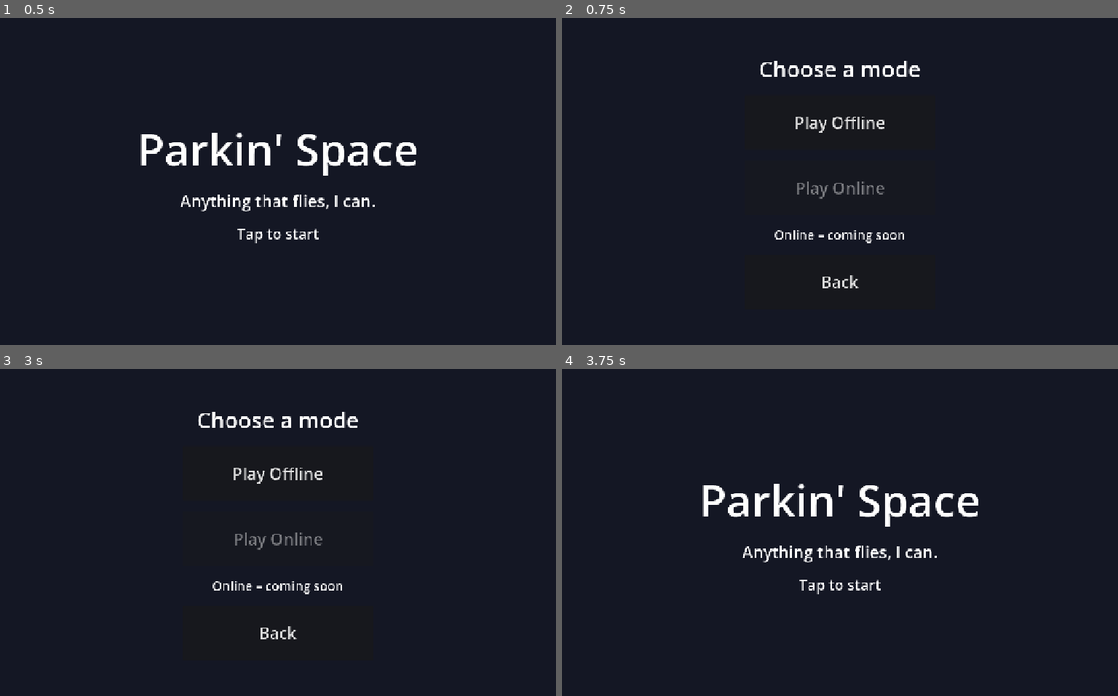
Above: before the commit, frames 1-4 (two rows, left to right).
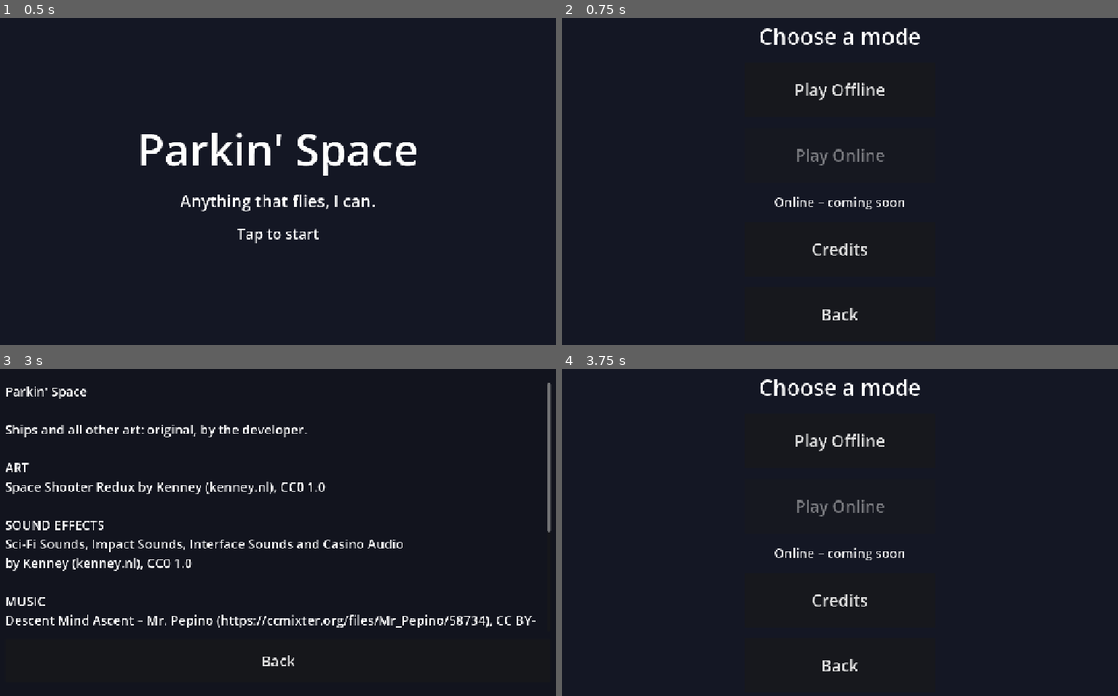
Above: after the commit, the same moments.

Repository: Ennius5/parkin-space
Game: Godot game, scene res://scenes/ui/Title.tscn
Two runs of this game, one before a commit and one after it. Both use one fixed random seed, a clock stepped at 60 frames per second and the inputs below. Sound files missing from this copy of the repository are replaced by a short silence.
Inputs (mouse positions are in pixels of both pictures, inside the frame that each line leads up to):
- Up to frame 1 (0.5 s): no input
- Up to frame 2 (0.75 s): tap Enter at 0.5 s; drag from (840, 181) to (895, 109) at 0.52 s
- Up to frame 3 (3 s): click "Back" at 1.25 s; tap Enter at 2 s; drag from (161, 548) to (250, 597) at 2.02 s; click (278, 601) at 2.75 s, where only the run after the commit has a clickable "Credits"
- Up to frame 4 (3.75 s): click "Back" at 3.5 s

Frame 1 is identical in both runs. In frame 2, 3.1% of the frame differs, in the area x 35-65%, y 3-93%; in frame 3, 6.1%, in the area x 1-100%, y 4-91%; in frame 4, 4.0%.

Commit message:
feat: credits screen
Co-Authored-By: Claude Opus 5.5 <noreply@anthropic.com>

Diff:
--- /dev/null
+++ b/scenes/ui/Credits.tscn
@@ -0,0 +1,10 @@
+[gd_scene format=3]
+
+[ext_resource type="Script" path="res://scripts/ui/Credits.gd" id="1"]
+
+[node name="Credits" type="Control"]
+layout_mode = 3
+anchors_preset = 15
+anchor_right = 1.0
+anchor_bottom = 1.0
+script = ExtResource("1")
--- /dev/null
+++ b/scripts/ui/Credits.gd
@@ -0,0 +1,63 @@
+extends Control
+## Credits: who made the art, sound and music, and under which licences.
+
+const MODE_SELECT := "res://scenes/ui/ModeSelect.tscn"
+const CREDITS_TEXT := """Parkin' Space
+
+Ships and all other art: original, by the developer.
+
+ART
+Space Shooter Redux by Kenney (kenney.nl), CC0 1.0
+
+SOUND EFFECTS
+Sci-Fi Sounds, Impact Sounds, Interface Sounds and Casino Audio
+by Kenney (kenney.nl), CC0 1.0
+
+MUSIC
+Descent Mind Ascent – Mr. Pepino (https://ccmixter.org/files/Mr_Pepino/58734), CC BY-NC 3.0
+Strange – Psykick (https://ccmixter.org/files/Psykick/52703), CC BY-NC 3.0
+Never Stop Rising (Attic Ella Remix) – Attic Ella (https://ccmixter.org/files/Levihica/64389), CC BY-NC 3.0
+squidgy – turkdirty (https://ccmixter.org/files/turkdirty/24695), CC BY-NC 3.0
+just not right – turkdirty (https://ccmixter.org/files/turkdirty/21587), CC BY-NC 3.0
+
+The music is licensed for non-commercial use only.
+CC BY-NC 3.0: https://creativecommons.org/licenses/by-nc/3.0/"""
+
+
+func _ready() -> void:
+	Sound.play_menu_music()
+	var bg := ColorRect.new()
+	bg.color = Color(0.07, 0.08, 0.12)
+	bg.set_anchors_preset(Control.PRESET_FULL_RECT)
+	add_child(bg)
+	var box := VBoxContainer.new()
+	box.set_anchors_preset(Control.PRESET_FULL_RECT)
+	box.offset_left = 40
+	box.offset_right = -40
+	box.offset_top = 30
+	box.offset_bottom = -30
+	box.add_theme_constant_override("separation", 16)
+	add_child(box)
+	var scroll := ScrollContainer.new()
+	scroll.size_flags_vertical = Control.SIZE_EXPAND_FILL
+	scroll.horizontal_scroll_mode = ScrollContainer.SCROLL_MODE_DISABLED
+	box.add_child(scroll)
+	var text := Label.new()
+	text.name = "Text"
+	text.text = CREDITS_TEXT
+	text.autowrap_mode = TextServer.AUTOWRAP_WORD_SMART
+	text.size_flags_horizontal = Control.SIZE_EXPAND_FILL
+	text.add_theme_font_size_override("font_size", 28)
+	scroll.add_child(text)
+	text.owner = self
+	text.unique_name_in_owner = true
+	var back := Button.new()
+	back.name = "Back"
+	back.text = "Back"
+	back.custom_minimum_size = Vector2(0, 96)
+	back.add_theme_font_size_override("font_size", 32)
+	back.pressed.connect(get_tree().change_scene_to_file.bind(MODE_SELECT))
+	box.add_child(back)
+	back.owner = self
+	back.unique_name_in_owner = true
+	Sound.wire_clicks(self)
--- a/scripts/ui/ModeSelect.gd
+++ b/scripts/ui/ModeSelect.gd
@@ -3,10 +3,12 @@
 
 const LEVEL_SELECT := "res://scenes/ui/LevelSelect.tscn"
 const TITLE := "res://scenes/ui/Title.tscn"
+const CREDITS := "res://scenes/ui/Credits.tscn"
 
 
 func _ready() -> void:
 	Sound.play_menu_music()
+	_add_credits_button()
 	Sound.wire_clicks(self)
 	%Offline.pressed.connect(_on_offline_pressed)
 	%Back.pressed.connect(get_tree().change_scene_to_file.bind(TITLE))
@@ -15,3 +17,18 @@
 func _on_offline_pressed() -> void:
 	GameState.mode = "offline"
 	get_tree().change_scene_to_file(LEVEL_SELECT)
+
+
+## A Credits button just above Back.
+func _add_credits_button() -> void:
+	var back := %Back as Button
+	var credits := Button.new()
+	credits.name = "Credits"
+	credits.text = "Credits"
+	credits.custom_minimum_size = back.custom_minimum_size
+	credits.add_theme_font_size_override("font_size", back.get_theme_font_size("font_size"))
+	credits.pressed.connect(get_tree().change_scene_to_file.bind(CREDITS))
+	back.add_sibling(credits)
+	back.get_parent().move_child(credits, back.get_index())
+	credits.owner = self
+	credits.unique_name_in_owner = true
--- a/tests/test_ui_flow.gd
+++ b/tests/test_ui_flow.gd
@@ -149,3 +149,24 @@
 	assert_true(screen.get_node("%Next").disabled)
 	screen.queue_free()
 	_restore_state()
+
+
+
+func test_credits_lists_every_track() -> void:
+	var screen: Control = load("res://scenes/ui/Credits.tscn").instantiate()
+	tree.root.add_child(screen)
+	var text: String = (screen.get_node("%Text") as Label).text
+	for title in ["Descent Mind Ascent", "Strange", "Never Stop Rising", "squidgy", "just not right"]:
+		assert_true(text.contains(title), title)
+	assert_true(text.contains("CC BY-NC 3.0"))
+	assert_true(text.contains("Kenney"))
+	assert_true(text.contains("The music is licensed for non-commercial use only."))
+	assert_true(screen.get_node_or_null("%Back") is Button)
+	screen.free()
+
+
+func test_mode_select_has_credits() -> void:
+	var screen: Control = load("res://scenes/ui/ModeSelect.tscn").instantiate()
+	tree.root.add_child(screen)
+	assert_true(screen.get_node_or_null("%Credits") is Button)
+	screen.free()
Not shown, added: scripts/ui/Credits.gd.uid
Not shown, changed: docs/GDD.md
